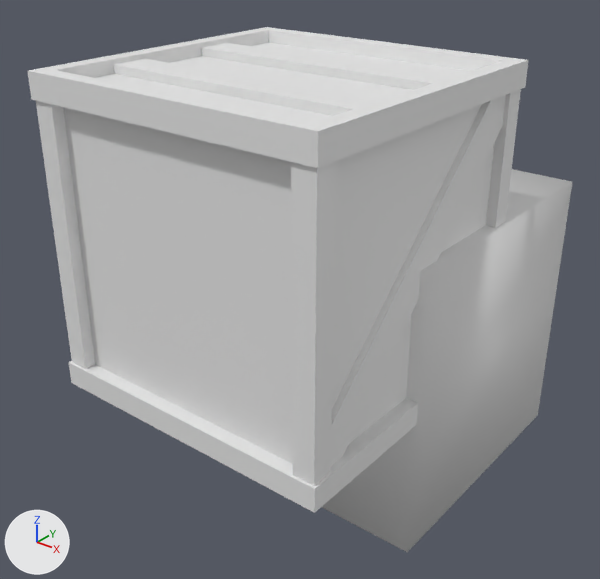
Renders of the FBX model Assets/Stylized_Egypt/Meshes/props/SM_wood_box_01.fbx from each side of a commit.
One viewpoint serves both versions: a camera (50 mm lens) standing at (1.98, -2.39, 1.89) and looking at (-0.1, 0.21, 0.28). Every picture has the same lights, and +X, +Y and +Z are marked at lower left. Where no turn or scale is listed for an object, it has been applied to the vertices.

Names of what the first picture shows: 'SM_wood_box_01', 'SM_wood_box_01_ConvexHulls'.
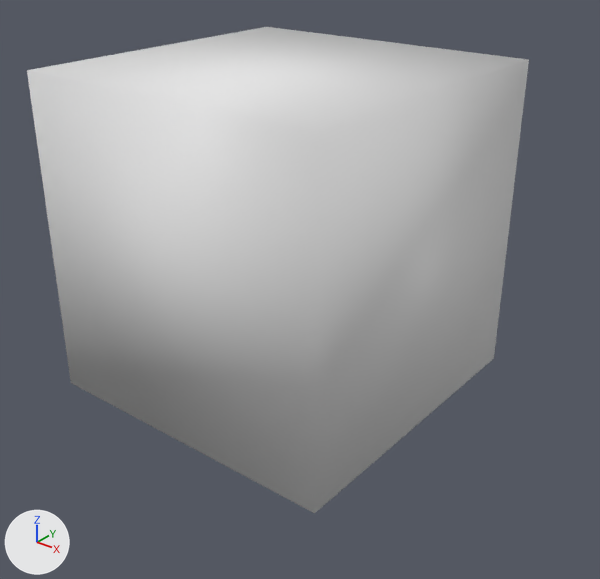
Where the change shows, as pixel boxes [x1, y1, x2, y2] in the pictures (600 x 579 px):
```json
{"object": "SM_wood_box_01_ConvexHulls", "change": "moved, rescaled", "before": [322, 169, 572, 552], "after": [27, 27, 529, 513]}
{"object": "SM_wood_box_01", "change": "unchanged, covered by the edit", "before": [28, 27, 528, 513]}
```

Scene script edits in JSON lines:
```json
{"op": "add", "block": "ob_sm_wood_box_01_convexhulls", "code": "ob_sm_wood_box_01_convexhulls.parent = ob_sm_wood_box_21"}
{"op": "set", "path": "ob_sm_wood_box_01_convexhulls.scale", "old": "(0.01, 0.01, 0.01)", "new": "(1.0, 1.0, 1.0)"}
{"op": "add", "block": "ob_sm_wood_box_21", "code": ["ob_sm_wood_box_21 = bpy.data.objects.new('SM_wood_box_21', None)", "ob_sm_wood_box_21.location = (0.0, 0.0, 0.0)", "ob_sm_wood_box_21.rotation_euler = (1.571, 0.0, 0.0)  # degrees (90, 0, 0)", "ob_sm_wood_box_21.scale = (0.01, 0.01, 0.01)"]}
```
